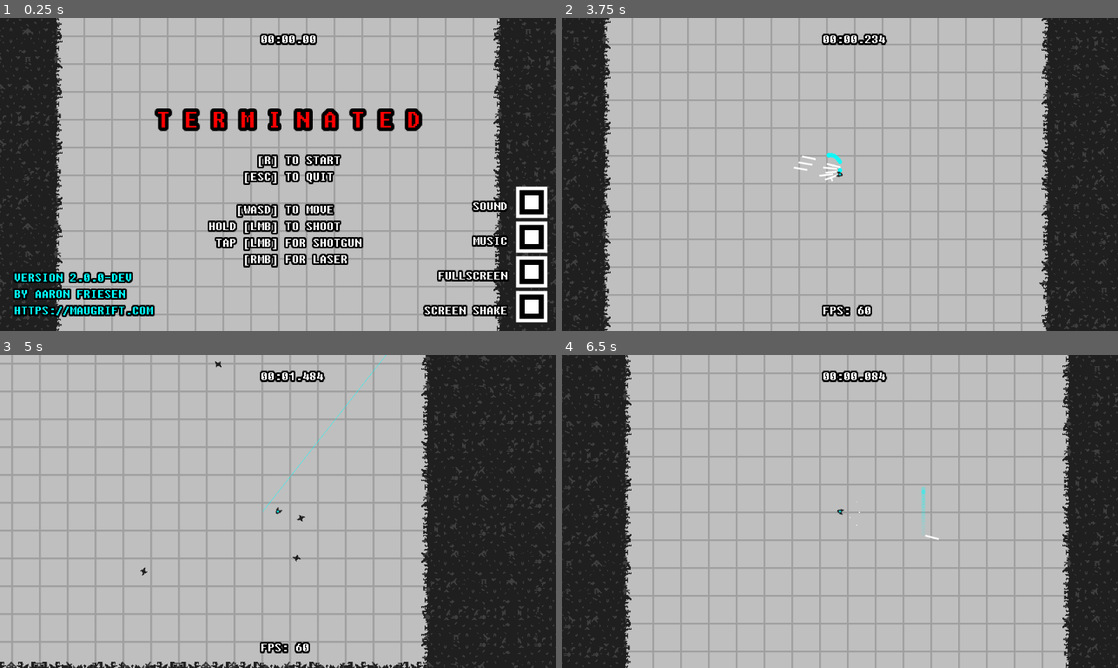
Above: before the commit, frames 1-4 (two rows, left to right).
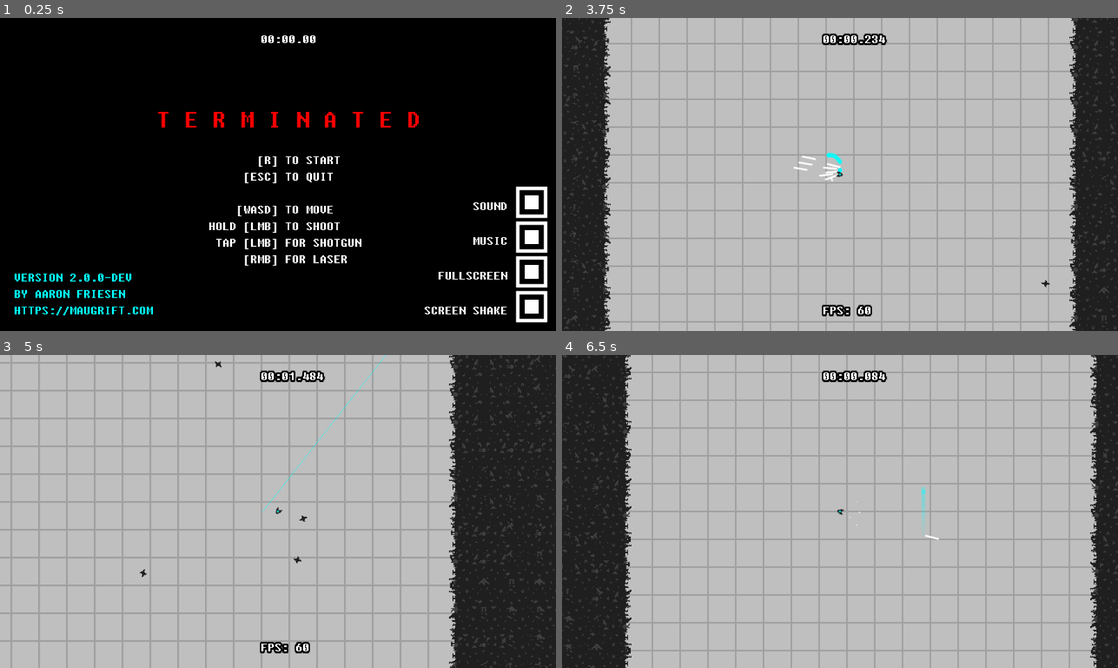
Above: after the commit, the same moments.

Repository: friedev/terminated
Game: Godot game, scene res://scenes/Main.tscn
Two runs of this game, one before a commit and one after it. Both use one fixed random seed, a clock stepped at 60 frames per second and the inputs below. Sound files missing from this copy of the repository are replaced by a short silence.
Inputs (mouse positions are in pixels of both pictures, inside the frame that each line leads up to):
- Up to frame 1 (0.25 s): no input
- Up to frame 2 (3.75 s): click (1095, 305) at 0.5 s; click (1095, 202) at 1.25 s; click (1095, 237) at 2 s; tap Enter at 2.75 s; move the mouse to (962, 158) at 2.77 s; hold Right (right) 2.78-3.53 s; hold F (fps) 2.78-3.53 s; tap R (restart) at 3.5 s; move the mouse to (728, 190) at 3.52 s; hold Down (down) from 3.53 s (still down); click (728, 190) at 3.6 s
- Up to frame 3 (5 s): move the mouse to (333, 442) at 4.27 s; release Down (down) at 4.28 s; hold Right (right) from 4.28 s (still down); hold Right mouse button (shoot2) from 4.28 s (still down)
- Up to frame 4 (6.5 s): move the mouse to (812, 574) at 5.02 s; release Right (right) at 5.03 s; release Right mouse button (shoot2) at 5.03 s; hold Up (up) 5.03-5.78 s; tap F (fps) at 5.1 s; move the mouse to (1006, 558) at 5.77 s; press the mouse at (1006, 558) at 5.78 s; hold Left (left) from 5.78 s (still down); tap R (restart) at 6.4 s

The runs differ from the first frame. In frame 1, 89% of the frame differs, in the area x 0-100%, y 0-100%; in frame 2, 14%; in frame 3, 11%; in frame 4, 14%.

Commit message:
Make walls destructible
TODO: Refactoring, wall damage/destruction sound, damaged wall sprites,
wall creation, enemy spawning changes.

Diff:
--- a/scenes/Main.tscn
+++ b/scenes/Main.tscn
@@ -1,26 +1,49 @@
-[gd_scene load_steps=16 format=2]
+[gd_scene load_steps=23 format=2]
 
 [ext_resource path="res://ui/themes/theme_hud_title.tres" type="Theme" id=1]
 [ext_resource path="res://audio/music/terminated_loop.mp3" type="AudioStream" id=2]
 [ext_resource path="res://scenes/Player.tscn" type="PackedScene" id=3]
 [ext_resource path="res://scripts/Main.gd" type="Script" id=4]
-[ext_resource path="res://sprites/tile.png" type="Texture" id=5]
-[ext_resource path="res://sprites/wall_extra.png" type="Texture" id=6]
 [ext_resource path="res://ui/themes/theme_hud.tres" type="Theme" id=7]
 [ext_resource path="res://sprites/check.png" type="Texture" id=8]
 [ext_resource path="res://ui/styles/stylebox_button_pressed.tres" type="StyleBox" id=9]
 [ext_resource path="res://ui/styles/stylebox_button_hover.tres" type="StyleBox" id=10]
 [ext_resource path="res://ui/styles/stylebox_button.tres" type="StyleBox" id=11]
+[ext_resource path="res://sprites/tileset.png" type="Texture" id=12]
+
+[sub_resource type="ConvexPolygonShape2D" id=4]
+points = PoolVector2Array( 40, 40, 8, 40, 8, 8, 40, 8 )
 
 [sub_resource type="ConvexPolygonShape2D" id=5]
 points = PoolVector2Array( 40, 40, 8, 40, 8, 8, 40, 8 )
 
+[sub_resource type="ConvexPolygonShape2D" id=6]
+points = PoolVector2Array( 40, 40, 8, 40, 8, 8, 40, 8 )
+
+[sub_resource type="ConvexPolygonShape2D" id=7]
+points = PoolVector2Array( 40, 40, 8, 40, 8, 8, 40, 8 )
+
+[sub_resource type="ConvexPolygonShape2D" id=8]
+points = PoolVector2Array( 40, 40, 8, 40, 8, 8, 40, 8 )
+
+[sub_resource type="ConvexPolygonShape2D" id=9]
+points = PoolVector2Array( 40, 40, 8, 40, 8, 8, 40, 8 )
+
+[sub_resource type="ConvexPolygonShape2D" id=10]
+points = PoolVector2Array( 40, 40, 8, 40, 8, 8, 40, 8 )
+
+[sub_resource type="ConvexPolygonShape2D" id=11]
+points = PoolVector2Array( 40, 40, 8, 40, 8, 8, 40, 8 )
+
+[sub_resource type="ConvexPolygonShape2D" id=12]
+points = PoolVector2Array( 0, 0, 32, 0, 32, 32, 0, 32 )
+
 [sub_resource type="TileSet" id=1]
-0/name = "tile.png 0"
-0/texture = ExtResource( 5 )
+0/name = "tileset.png 0"
+0/texture = ExtResource( 12 )
 0/tex_offset = Vector2( 0, 0 )
 0/modulate = Color( 1, 1, 1, 1 )
-0/region = Rect2( 0, 0, 32, 32 )
+0/region = Rect2( 8, 8, 32, 32 )
 0/tile_mode = 0
 0/occluder_offset = Vector2( 0, 0 )
 0/navigation_offset = Vector2( 0, 0 )
@@ -30,27 +53,195 @@
 0/shape_one_way_margin = 0.0
 0/shapes = [  ]
 0/z_index = -1
-1/name = "wall_extra.png 1"
-1/texture = ExtResource( 6 )
+1/name = "tileset.png 1"
+1/texture = ExtResource( 12 )
 1/tex_offset = Vector2( 0, 0 )
 1/modulate = Color( 1, 1, 1, 1 )
-1/region = Rect2( 0, 0, 48, 48 )
+1/region = Rect2( 48, 0, 48, 48 )
 1/tile_mode = 0
 1/occluder_offset = Vector2( 0, 0 )
 1/navigation_offset = Vector2( 0, 0 )
 1/shape_offset = Vector2( 0, 0 )
 1/shape_transform = Transform2D( 1, 0, 0, 1, 0, 0 )
-1/shape = SubResource( 5 )
+1/shape = SubResource( 4 )
 1/shape_one_way = false
 1/shape_one_way_margin = 1.0
 1/shapes = [ {
 "autotile_coord": Vector2( 0, 0 ),
 "one_way": false,
 "one_way_margin": 1.0,
+"shape": SubResource( 4 ),
+"shape_transform": Transform2D( 1, 0, 0, 1, 0, 0 )
+} ]
+1/z_index = 1
+2/name = "tileset.png 2"
+2/texture = ExtResource( 12 )
+2/tex_offset = Vector2( 0, 0 )
+2/modulate = Color( 1, 1, 1, 1 )
+2/region = Rect2( 96, 0, 48, 48 )
+2/tile_mode = 0
+2/occluder_offset = Vector2( 0, 0 )
+2/navigation_offset = Vector2( 0, 0 )
+2/shape_offset = Vector2( 0, 0 )
+2/shape_transform = Transform2D( 1, 0, 0, 1, 0, 0 )
+2/shape = SubResource( 5 )
+2/shape_one_way = false
+2/shape_one_way_margin = 1.0
+2/shapes = [ {
+"autotile_coord": Vector2( 0, 0 ),
+"one_way": false,
+"one_way_margin": 1.0,
 "shape": SubResource( 5 ),
 "shape_transform": Transform2D( 1, 0, 0, 1, 0, 0 )
 } ]
-1/z_index = 1
+2/z_index = 1
+3/name = "tileset.png 3"
+3/texture = ExtResource( 12 )
+3/tex_offset = Vector2( 0, 0 )
+3/modulate = Color( 1, 1, 1, 1 )
+3/region = Rect2( 144, 0, 48, 48 )
+3/tile_mode = 0
+3/occluder_offset = Vector2( 0, 0 )
+3/navigation_offset = Vector2( 0, 0 )
+3/shape_offset = Vector2( 0, 0 )
+3/shape_transform = Transform2D( 1, 0, 0, 1, 0, 0 )
+3/shape = SubResource( 6 )
+3/shape_one_way = false
+3/shape_one_way_margin = 1.0
+3/shapes = [ {
+"autotile_coord": Vector2( 0, 0 ),
+"one_way": false,
+"one_way_margin": 1.0,
+"shape": SubResource( 6 ),
+"shape_transform": Transform2D( 1, 0, 0, 1, 0, 0 )
+} ]
+3/z_index = 1
+4/name = "tileset.png 4"
+4/texture = ExtResource( 12 )
+4/tex_offset = Vector2( 0, 0 )
+4/modulate = Color( 1, 1, 1, 1 )
+4/region = Rect2( 192, 0, 48, 48 )
+4/tile_mode = 0
+4/occluder_offset = Vector2( 0, 0 )
+4/navigation_offset = Vector2( 0, 0 )
+4/shape_offset = Vector2( 0, 0 )
+4/shape_transform = Transform2D( 1, 0, 0, 1, 0, 0 )
+4/shape = SubResource( 7 )
+4/shape_one_way = false
+4/shape_one_way_margin = 1.0
+4/shapes = [ {
+"autotile_coord": Vector2( 0, 0 ),
+"one_way": false,
+"one_way_margin": 1.0,
+"shape": SubResource( 7 ),
+"shape_transform": Transform2D( 1, 0, 0, 1, 0, 0 )
+} ]
+4/z_index = 1
+5/name = "tileset.png 5"
+5/texture = ExtResource( 12 )
+5/tex_offset = Vector2( 0, 0 )
+5/modulate = Color( 1, 1, 1, 1 )
+5/region = Rect2( 240, 0, 48, 48 )
+5/tile_mode = 0
+5/occluder_offset = Vector2( 0, 0 )
+5/navigation_offset = Vector2( 0, 0 )
+5/shape_offset = Vector2( 0, 0 )
+5/shape_transform = Transform2D( 1, 0, 0, 1, 0, 0 )
+5/shape = SubResource( 8 )
+5/shape_one_way = false
+5/shape_one_way_margin = 1.0
+5/shapes = [ {
+"autotile_coord": Vector2( 0, 0 ),
+"one_way": false,
+"one_way_margin": 1.0,
+"shape": SubResource( 8 ),
+"shape_transform": Transform2D( 1, 0, 0, 1, 0, 0 )
+} ]
+5/z_index = 1
+6/name = "tileset.png 6"
+6/texture = ExtResource( 12 )
+6/tex_offset = Vector2( 0, 0 )
+6/modulate = Color( 1, 1, 1, 1 )
+6/region = Rect2( 288, 0, 48, 48 )
+6/tile_mode = 0
+6/occluder_offset = Vector2( 0, 0 )
+6/navigation_offset = Vector2( 0, 0 )
+6/shape_offset = Vector2( 0, 0 )
+6/shape_transform = Transform2D( 1, 0, 0, 1, 0, 0 )
+6/shape = SubResource( 9 )
+6/shape_one_way = false
+6/shape_one_way_margin = 1.0
+6/shapes = [ {
+"autotile_coord": Vector2( 0, 0 ),
+"one_way": false,
+"one_way_margin": 1.0,
+"shape": SubResource( 9 ),
+"shape_transform": Transform2D( 1, 0, 0, 1, 0, 0 )
+} ]
+6/z_index = 1
+7/name = "tileset.png 7"
+7/texture = ExtResource( 12 )
+7/tex_offset = Vector2( 0, 0 )
+7/modulate = Color( 1, 1, 1, 1 )
+7/region = Rect2( 336, 0, 48, 48 )
+7/tile_mode = 0
+7/occluder_offset = Vector2( 0, 0 )
+7/navigation_offset = Vector2( 0, 0 )
+7/shape_offset = Vector2( 0, 0 )
+7/shape_transform = Transform2D( 1, 0, 0, 1, 0, 0 )
+7/shape = SubResource( 10 )
+7/shape_one_way = false
+7/shape_one_way_margin = 1.0
+7/shapes = [ {
+"autotile_coord": Vector2( 0, 0 ),
+"one_way": false,
+"one_way_margin": 1.0,
+"shape": SubResource( 10 ),
+"shape_transform": Transform2D( 1, 0, 0, 1, 0, 0 )
+} ]
+7/z_index = 1
+8/name = "tileset.png 8"
+8/texture = ExtResource( 12 )
+8/tex_offset = Vector2( 0, 0 )
+8/modulate = Color( 1, 1, 1, 1 )
+8/region = Rect2( 384, 0, 48, 48 )
+8/tile_mode = 0
+8/occluder_offset = Vector2( 0, 0 )
+8/navigation_offset = Vector2( 0, 0 )
+8/shape_offset = Vector2( 0, 0 )
+8/shape_transform = Transform2D( 1, 0, 0, 1, 0, 0 )
+8/shape = SubResource( 11 )
+8/shape_one_way = false
+8/shape_one_way_margin = 1.0
+8/shapes = [ {
+"autotile_coord": Vector2( 0, 0 ),
+"one_way": false,
+"one_way_margin": 1.0,
+"shape": SubResource( 11 ),
+"shape_transform": Transform2D( 1, 0, 0, 1, 0, 0 )
+} ]
+8/z_index = 1
+9/name = "tileset.png 9"
+9/texture = ExtResource( 12 )
+9/tex_offset = Vector2( 0, 0 )
+9/modulate = Color( 1, 1, 1, 1 )
+9/region = Rect2( 440, 8, 32, 32 )
+9/tile_mode = 0
+9/occluder_offset = Vector2( 0, 0 )
+9/navigation_offset = Vector2( 0, 0 )
+9/shape_offset = Vector2( 0, 0 )
+9/shape_transform = Transform2D( 1, 0, 0, 1, 0, 0 )
+9/shape = SubResource( 12 )
+9/shape_one_way = false
+9/shape_one_way_margin = 1.0
+9/shapes = [ {
+"autotile_coord": Vector2( 0, 0 ),
+"one_way": false,
+"one_way_margin": 1.0,
+"shape": SubResource( 12 ),
+"shape_transform": Transform2D( 1, 0, 0, 1, 0, 0 )
+} ]
+9/z_index = 1
 
 [sub_resource type="ImageTexture" id=2]
 
@@ -60,14 +251,12 @@
 script = ExtResource( 4 )
 
 [node name="TileMap" type="TileMap" parent="."]
-light_mask = 3
 tile_set = SubResource( 1 )
 cell_size = Vector2( 32, 32 )
 cell_custom_transform = Transform2D( 0, 0, 0, 0, 0, 0 )
 centered_textures = true
 collision_layer = 17
 collision_mask = 17
-occluder_light_mask = 0
 format = 1
 
 [node name="Player" parent="." instance=ExtResource( 3 )]
--- a/scenes/StrongEnemy.tscn
+++ b/scenes/StrongEnemy.tscn
@@ -59,7 +59,7 @@
 [node name="Sprite" type="AnimatedSprite" parent="."]
 rotation = 1.5708
 frames = SubResource( 7 )
-frame = 2
+frame = 1
 playing = true
 
 [node name="HurtSound" type="AudioStreamPlayer2D" parent="."]
--- a/scripts/Bullet.gd
+++ b/scripts/Bullet.gd
@@ -12,16 +12,28 @@
 var initial_velocity := Vector2()
 
 
+func _ready():
+	add_to_group("bullets")
+
+
 func _physics_process(delta: float):
 	var velocity := initial_velocity + Vector2(cos(self.rotation), sin(self.rotation)) * speed
 	var collision := move_and_collide(velocity * delta)
 	if collision and collision.collider != player:
-		# TODO don't use string operations here (get_class/is_class won't work since they just use the native base class name)
-		if "Enemy" in collision.collider.name:
+		if collision.collider.is_in_group("enemies"):
 			var enemy = collision.collider
-
 			enemy.damage(damage, (enemy.position - self.position).normalized() * knockback, stun)
-		if not "Bullet" in collision.collider.name:
+		elif collision.collider is TileMap:
+			# TODO merge with other implementations
+			var tilemap = collision.collider
+			var cellv = tilemap.world_to_map(position) - collision.normal
+			var tile_id = tilemap.get_cellv(cellv)
+			if 0 < tile_id and tile_id < 9:
+				var new_tile_id = max(0, tile_id - 1)
+				var flip_x = tilemap.is_cell_x_flipped(cellv.x, cellv.y)
+				var flip_y = tilemap.is_cell_y_flipped(cellv.x, cellv.y)
+				tilemap.set_cellv(cellv, new_tile_id, flip_x, flip_y)
+		if not collision.collider.is_in_group("bullets"):
 			queue_free()
 	elif initial_position.distance_to(position) > max_range:
 		queue_free()
--- a/scripts/Enemy.gd
+++ b/scripts/Enemy.gd
@@ -97,6 +97,16 @@
 			elif max_health == 1 and collision.collider.max_health > 1:
 				die()
 				return
+		elif collision.collider is TileMap:
+			# TODO merge with other implementations
+			var tilemap = collision.collider
+			var cellv = tilemap.world_to_map(position) - collision.normal
+			var tile_id = tilemap.get_cellv(cellv)
+			if 0 < tile_id and tile_id < 9:
+				var new_tile_id = max(0, tile_id - 1)
+				var flip_x = tilemap.is_cell_x_flipped(cellv.x, cellv.y)
+				var flip_y = tilemap.is_cell_y_flipped(cellv.x, cellv.y)
+				tilemap.set_cellv(cellv, new_tile_id, flip_x, flip_y)
 
 	if not flocking:
 		velocity = move_and_slide(velocity)
@@ -207,7 +217,7 @@
 	while $RayCast2D.is_colliding():
 		collision_point = $RayCast2D.get_collision_point()
 		var object_hit = $RayCast2D.get_collider()
-		if object_hit == player or "Enemy" in object_hit.name:
+		if object_hit == player or object_hit.is_in_group("enemies"):
 			object_hit.die()
 			# TODO just use normal damage when there are bosses
 			#if object_hit.health > 0:
--- a/scripts/Main.gd
+++ b/scripts/Main.gd
@@ -47,8 +47,8 @@
 onready var sound_bus_index = AudioServer.get_bus_index("Sound")
 onready var music_bus_index = AudioServer.get_bus_index("Music")
 
+export var map_radius := 1024
 export var arena_radius := 256
-export var spawn_radius := 256
 
 onready var debris_small := preload("res://scenes/Debris.tscn")
 onready var debris_large := preload("res://scenes/DebrisLarge.tscn")
@@ -61,6 +61,8 @@
 	preload("res://scenes/BombEnemy.tscn"),
 ]
 
+const TILE_HEALTH := 8
+
 var start_time: int
 var kills := 0
 var wave := 0
@@ -71,23 +73,6 @@
 
 func _ready():
 	randomize()
-	# OR use a seed, e.g.:
-	#seed(123)
-	#seed("CorrectHorseBatteryStaple".hash())
-
-	var x_range = arena_radius * 2 / $TileMap.cell_size.x
-	var y_range = arena_radius * 2 / $TileMap.cell_size.y
-	for x in range(-x_range, x_range):
-		for y in range(-y_range, y_range):
-			var flip_x := randi() % 2 == 0
-			var flip_y := randi() % 2 == 0
-			$TileMap.set_cell(x, y, 1, flip_x, flip_y)
-
-	x_range = arena_radius / $TileMap.cell_size.x
-	y_range = arena_radius / $TileMap.cell_size.y
-	for x in range(-x_range, x_range):
-		for y in range(-y_range, y_range):
-			$TileMap.set_cell(x, y, 0)
 
 	$Player.visible = false
 	$Player.set_process(false)
@@ -98,6 +83,19 @@
 
 
 func setup():
+	var map_tiles = map_radius / $TileMap.cell_size.x
+	var arena_tiles = arena_radius / $TileMap.cell_size.x
+	for x in range(-map_tiles, map_tiles + 1):
+		for y in range(-map_tiles, map_tiles + 1):
+			if abs(x) <= arena_tiles and abs(y) <= arena_tiles:
+				$TileMap.set_cell(x, y, 0)
+			elif abs(x) == map_tiles or abs(y) == map_tiles:
+				$TileMap.set_cell(x, y, TILE_HEALTH + 1)
+			else:
+				var flip_x := randi() % 2 == 0
+				var flip_y := randi() % 2 == 0
+				$TileMap.set_cell(x, y, TILE_HEALTH, flip_x, flip_y)
+
 	# Need to use free here instead of queue free, otherwise player takes damage
 	# from an enemy collision when respawning
 	for bullet in get_tree().get_nodes_in_group("Bullets"):
@@ -135,8 +133,8 @@
 func spawn_enemy(enemy_scene):
 	# Make sure to update splitter spawn code too (Enemy.gd)
 	var instance = enemy_scene.instance()
-	var pos_range = (randf() * 2 - 1) * spawn_radius
-	var pos_binary = (randi() % 2 * 2 - 1) * spawn_radius
+	var pos_range = (randf() * 2 - 1) * arena_radius
+	var pos_binary = (randi() % 2 * 2 - 1) * arena_radius
 	var x
 	var y
 	if randi() % 2 == 0:
--- a/scripts/Player.gd
+++ b/scripts/Player.gd
@@ -274,12 +274,22 @@
 	while $RayCast2D.is_colliding():
 		collision_point = $RayCast2D.get_collision_point()
 		var object_hit = $RayCast2D.get_collider()
-		if object_hit is TileMap:
-			break
 		if object_hit.is_in_group("enemies"):
 			object_hit.damage(damage, (object_hit.position - self.position).normalized() * knockback, stun)
 			if object_hit.health > 0:
 				break
+		elif object_hit is TileMap:
+			# TODO merge with other implementations
+			var tilemap = object_hit
+			var position_hit = collision_point + Vector2(object_hit.cell_size.x / 2, 0).rotated($RayCast2D.global_rotation)
+			var cellv = object_hit.world_to_map(position_hit)
+			var tile_id = tilemap.get_cellv(cellv)
+			if 0 < tile_id and tile_id < 9:
+				var new_tile_id = max(0, tile_id - 1)
+				var flip_x = tilemap.is_cell_x_flipped(cellv.x, cellv.y)
+				var flip_y = tilemap.is_cell_y_flipped(cellv.x, cellv.y)
+				tilemap.set_cellv(cellv, new_tile_id, flip_x, flip_y)
+			break
 		$RayCast2D.add_exception(object_hit)
 		$RayCast2D.force_raycast_update()
 
Binary file removed: sprites/enemy.png
Binary file removed: sprites/strong_enemy.png
Binary file removed: sprites/tile.png
Binary file added: sprites/tileset.png
Not shown, changed: sprites/tileset.png.import
Binary file removed: sprites/wall.png
Not shown, removed: sprites/wall.png.import
Binary file removed: sprites/wall_extra.png
Not shown, removed: sprites/wall_extra.png.import
